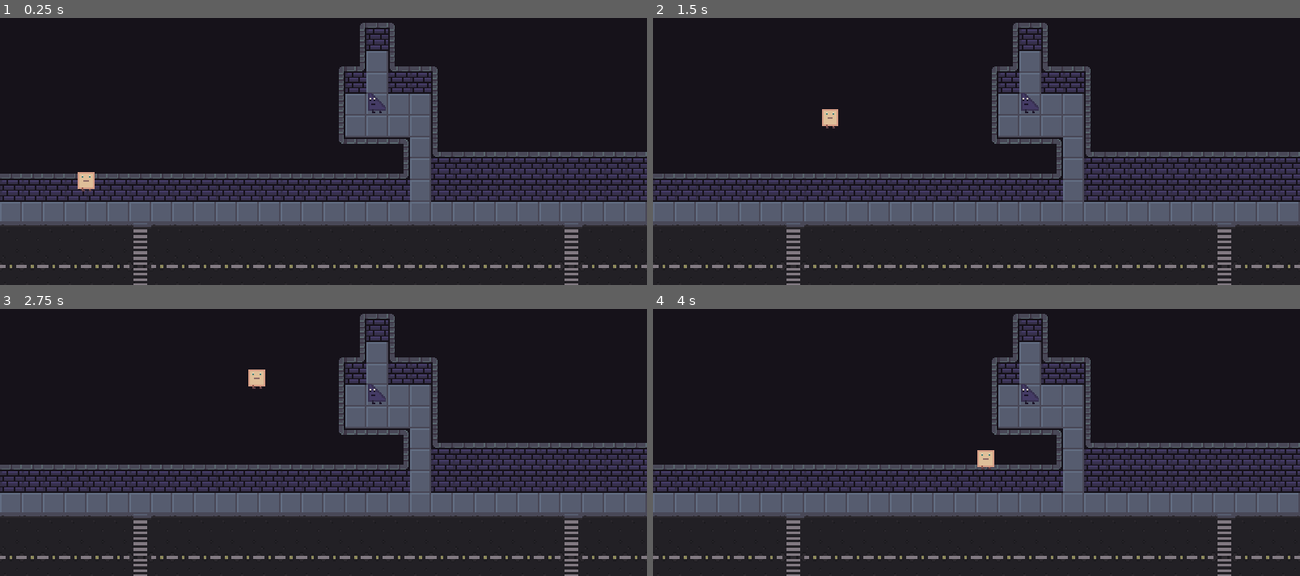
Above: before the commit, frames 1-4 (two rows, left to right).
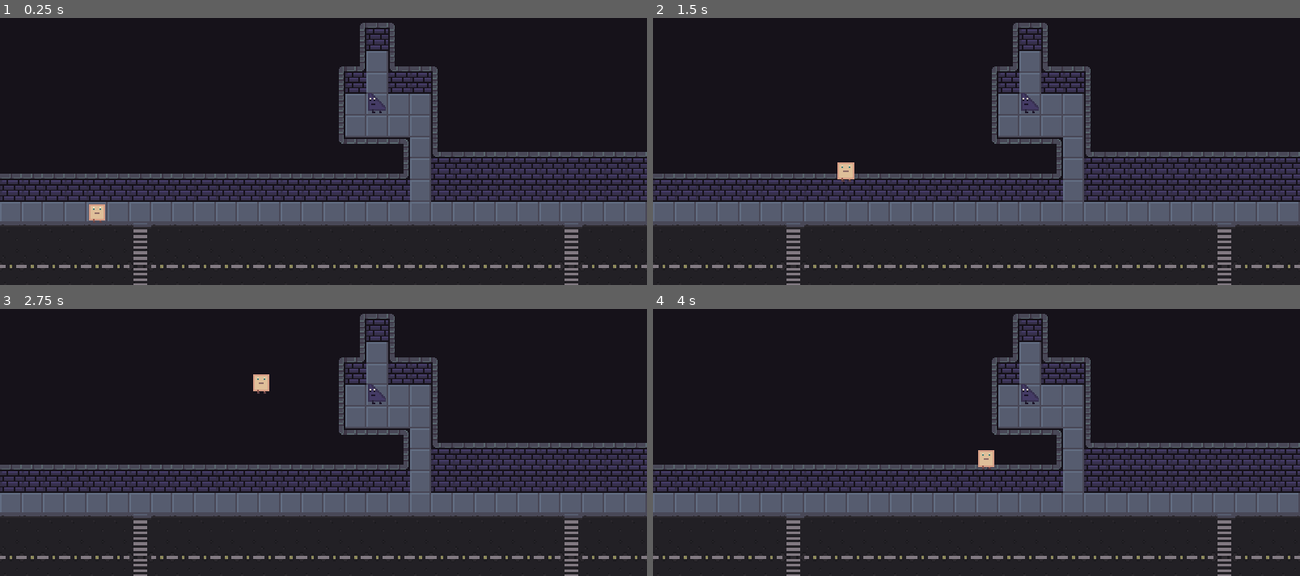
Above: after the commit, the same moments.

Repository: timstapl/gwj-flatland
Game: Godot game, scene res://Sandbox.tscn
Two runs of this game, one before a commit and one after it. Both use one fixed random seed, a clock stepped at 60 frames per second and the inputs below. The project has no main scene, so this scene is started directly.
Inputs (mouse positions are in pixels of both pictures, inside the frame that each line leads up to):
- Up to frame 1 (0.25 s): no input
- Up to frame 2 (1.5 s): move the mouse to (1118, 84) at 0.52 s; click (1118, 84) at 0.67 s; move the mouse to (847, 122) at 1.27 s; click (847, 122) at 1.42 s
- Up to frame 3 (2.75 s): move the mouse to (388, 314) at 2.02 s; click (388, 314) at 2.17 s
- Up to frame 4 (4 s): move the mouse to (944, 466) at 2.77 s; click (944, 466) at 2.92 s; move the mouse to (1170, 447) at 3.52 s; click (1170, 447) at 3.67 s

The runs differ from the first frame. In frame 1, 0.3% of the frame differs, in the area x 12-17%, y 57-77%; in frame 2, 0.3%, in the area x 26-32%, y 34-62%; in frame 3, 0.2%; in frame 4, less than 0.1%.

Commit message:
prevent bug where player starts moving to origin on scene start

Diff:
--- a/Player/Player.gd
+++ b/Player/Player.gd
@@ -4,6 +4,10 @@
 
 var target = Vector2()
 var velocity = Vector2()
+
+func _ready():
+	# Prevent player from moving on scene start
+	target = self.position
 
 func _input(event):
 	if event is InputEventMouseButton and event.button_index == BUTTON_LEFT and event.pressed:
--- /dev/null
+++ b/Sandbox.gd
@@ -0,0 +1,5 @@
+extends Node2D
+
+# Called when the node enters the scene tree for the first time.
+func _ready():
+	pass
--- a/Sandbox.tscn
+++ b/Sandbox.tscn
@@ -1,8 +1,9 @@
-[gd_scene load_steps=5 format=2]
+[gd_scene load_steps=6 format=2]
 
 [ext_resource path="res://Player/Player.tscn" type="PackedScene" id=1]
 [ext_resource path="res://Triad/Triad.tscn" type="PackedScene" id=2]
 [ext_resource path="res://Tilesets/Exterior_01.png" type="Texture" id=3]
+[ext_resource path="res://Sandbox.gd" type="Script" id=4]
 
 [sub_resource type="TileSet" id=1]
 0/name = "Exterior_01.png 0"
@@ -567,6 +568,7 @@
 39/z_index = 0
 
 [node name="Sandbox" type="Node2D"]
+script = ExtResource( 4 )
 
 [node name="TileMap" type="TileMap" parent="."]
 tile_set = SubResource( 1 )
